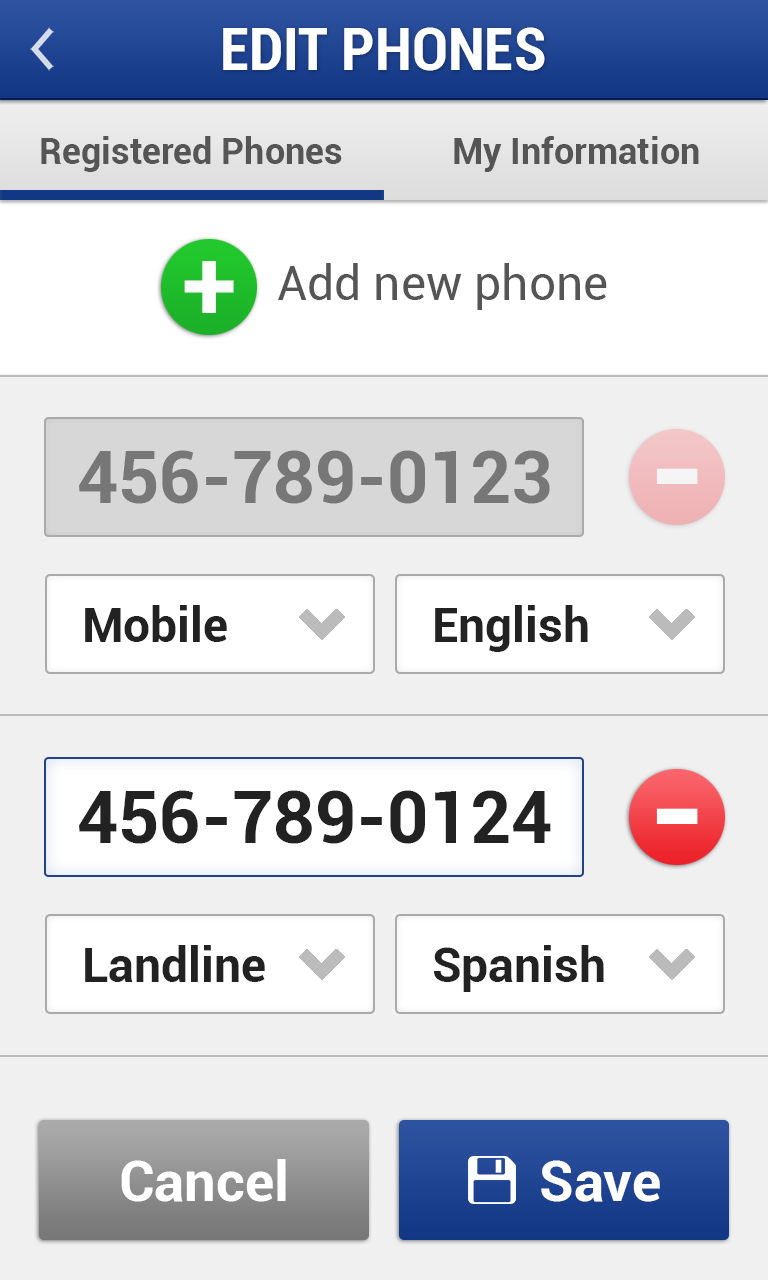
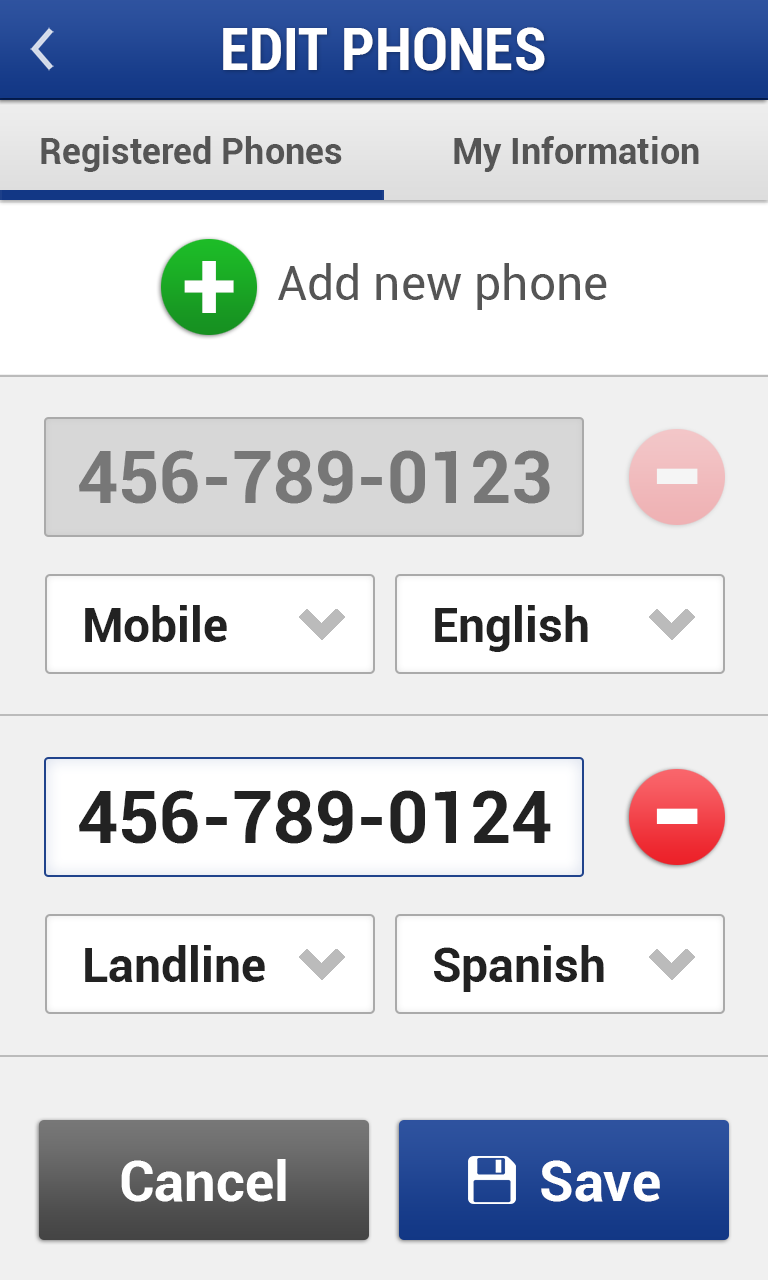
Two versions of the same layered image (768x1280). Layer-by-layer changes:
pixels changed over [39, 239, 369, 1240] (layer not identified)
